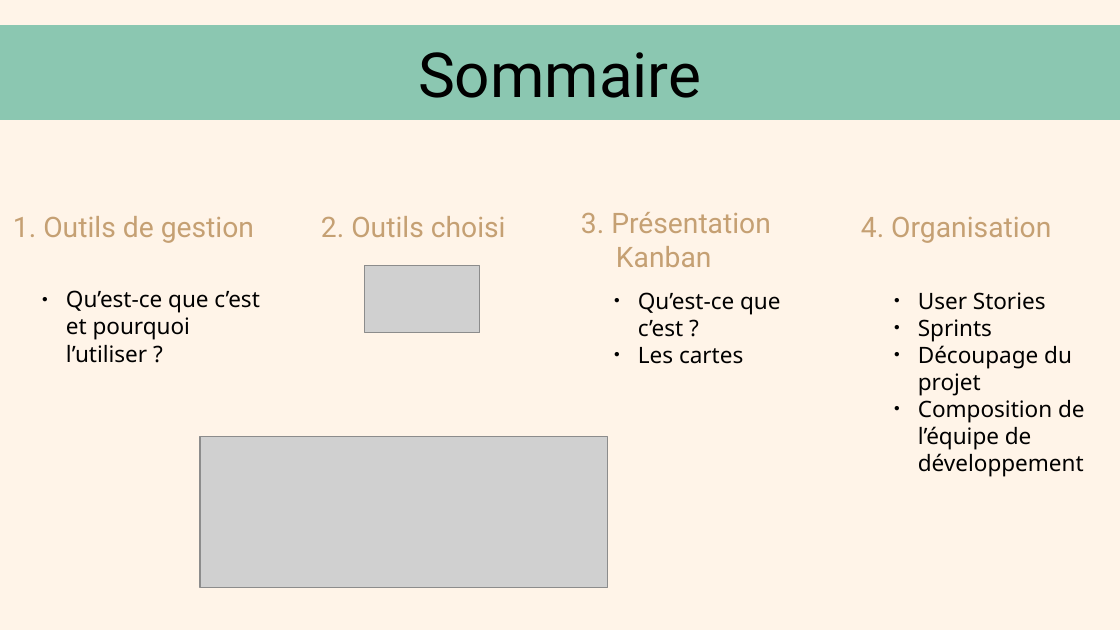
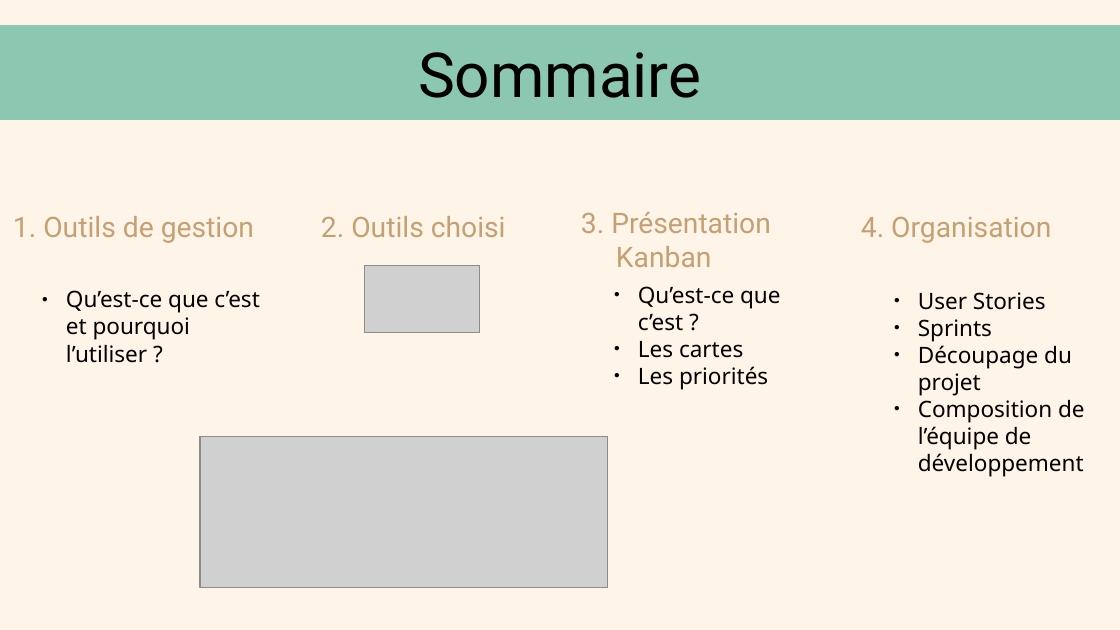
Before and after one commit to AudreyYuedra/MenuMaker-Qwenta_OC_P7, a slide deck: slide 2 of PPT Trello_Kanban.odp. Drawn at 1120x630 pixels with LibreOffice and Linux fonts; fonts in the diff are those of the drawing; grey boxes stand for pictures. Boxes give left, top, right and bottom in pixels: in the first picture for what was removed or moved away, otherwise in the second. Text is boxed around its words. In the diff, an @@ line names an element or a change of style, - is before the commit and + after.

```diff
--- a/PPT Trello_Kanban.odp
+++ b/PPT Trello_Kanban.odp
@@ text at (638,366,768,390): paragraph added @@
+● Les priorités
```
Also in this commit, not shown: 1 other file.
